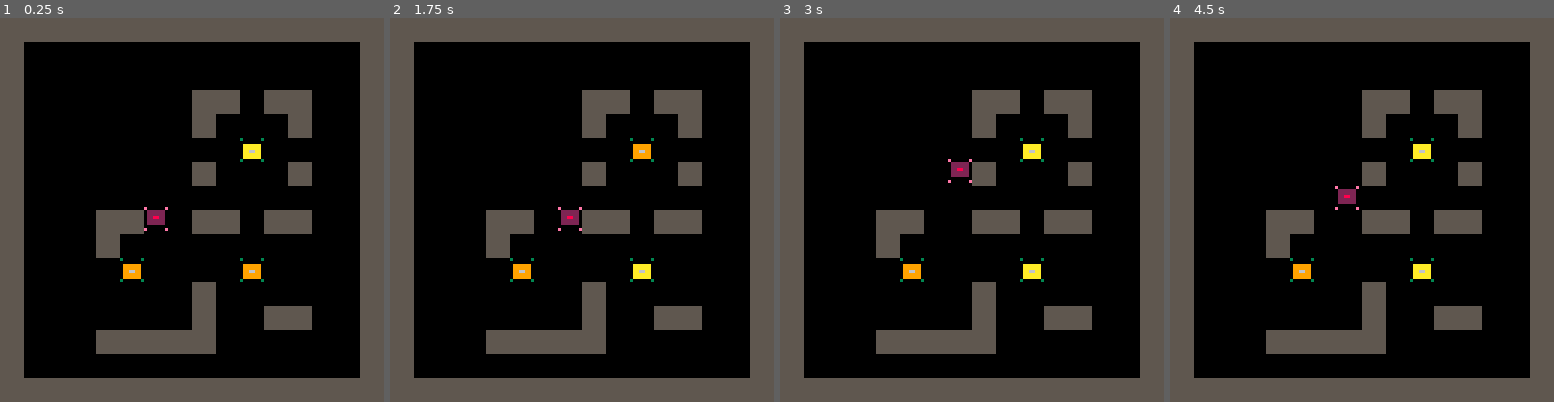
Above: before the commit, frames 1-4 (left to right).
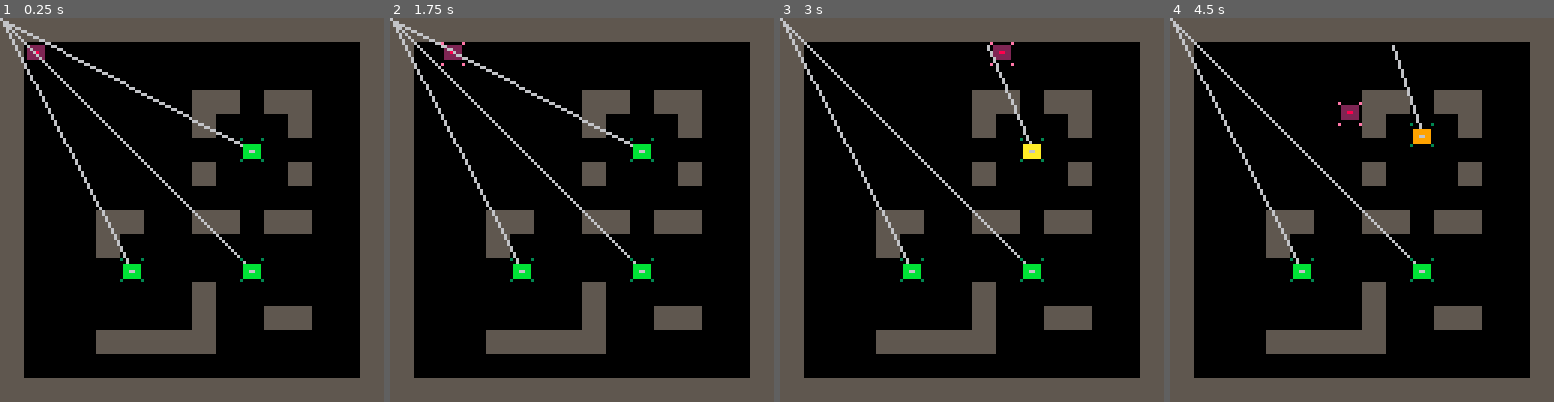
Above: after the commit, the same moments.

Repository: RobertoFreireFerrazPassos/pico8
Game: PICO-8 cartridge pico8topdowntutorial.p8
The game is run twice, just before and just after one commit, with the same random seed, the same clock (stepped at 60 frames per second) and the same inputs.
Inputs:
- Up to frame 1 (0.25 s): no input
- Up to frame 2 (1.75 s): tap X (X key) at 0.33, 1.07 s; tap O (Z key) at 0.7, 1.7 s; hold Right from 1.6 s (still down)
- Up to frame 3 (3 s): tap X (X key) at 1.85, 2.97 s; release Right at 2.1 s; tap O (Z key) at 2.1, 2.5, 2.9 s; hold Up 2.15-2.42 s; hold Right from 2.47 s (still down)
- Up to frame 4 (4.5 s): release Right at 3.03 s; hold Left 3.08-3.58 s; tap O (Z key) at 3.3, 3.7, 4.1 s; hold Down 3.63-3.97 s; hold Right from 4.02 s (still down); tap X (X key) at 4.08 s

The runs differ from the first frame. In frame 1, 2.3% of the frame differs, in the area x 0-68%, y 0-68%; in frame 2, 2.3%; in frame 3, 1.9%; in frame 4, 2.3%.

Commit message:
add move

Diff:
--- a/pico8topdowntutorial.p8
+++ b/pico8topdowntutorial.p8
@@ -14,13 +14,17 @@
 function _draw()
 	cls()
 	map()
+	p:draw()
 	foreach(enemies, function(e)
 		e:draw()
 	end)
-	p:draw()
 end
 -->8
 -- utils --
+getsgn = function(v)
+	return sgn(v)==0 and 0 or sgn(v)
+end
+
 pointcollideflag=function(x,y,flag)
   return fget(mget(x/8,y/8))==flag
 end
@@ -89,8 +93,8 @@
 
 p = {
 	sprt=1,
-	x=48,
-	y=63,
+	x=8,
+	y=8,
 	box={x=1,y=1,w=6,h=5},
 	control = function()
 		local lx,ly,cex,cey=p.x,p.y,false,false
@@ -125,13 +129,13 @@
 		yd=0,-- step y 0 upto 8
 		mx=0,
 		my=0,
+		tmr=60,
+		spd=0.05, -- speed
 		st=0,-- 0- far 1-wall  2-find
 		box={x=1,y=2,w=6,h=5},
-		control = function(_ENV)
+		findplayer = function(_ENV)
 			xd=flr((p.x-x)/fov)
-			yd=flr((p.y-y)/fov)
-			st=2
-
+		 yd=flr((p.y-y)/fov)
 			if abs(xd)>=8 or abs(yd)>=8 then
 				st=0
 				return
@@ -139,6 +143,7 @@
 
 			mx=x+4
 		 my=y+4
+	 	st=2
 
 		 for i=1,fov do
 		 	mx+=xd
@@ -148,7 +153,31 @@
 		 	end
 		 end
 		end,
+		move = function(_ENV)
+			tmr-=0.5
+
+			if abs(xd)>=abs(yd) then
+				x+=getsgn(xd)*spd
+			else
+			 y+=getsgn(yd)*spd
+			end
+
+			if tmr<=0 then
+				tmr=60
+				st=0
+			end
+		end,
+		control = function(_ENV)
+			if st==0 then
+				findplayer(_ENV)
+			elseif  st==1 then
+				findplayer(_ENV)
+			elseif st==2 then
+				move(_ENV)
+			end
+		end,
 		draw = function(_ENV)
+		 line(x+4, y+4, mx, my)
 			pal(11,11-st)
 			spr(sprt,x,y)
 		end
